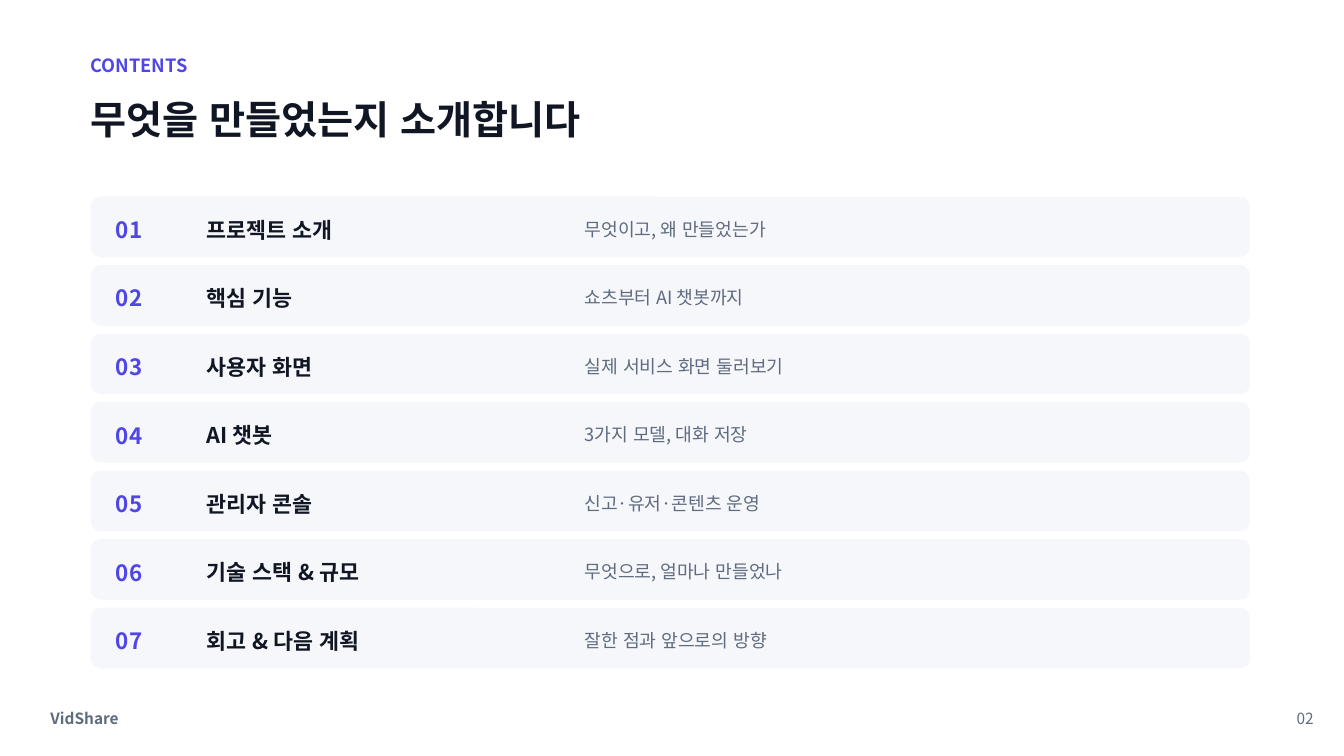
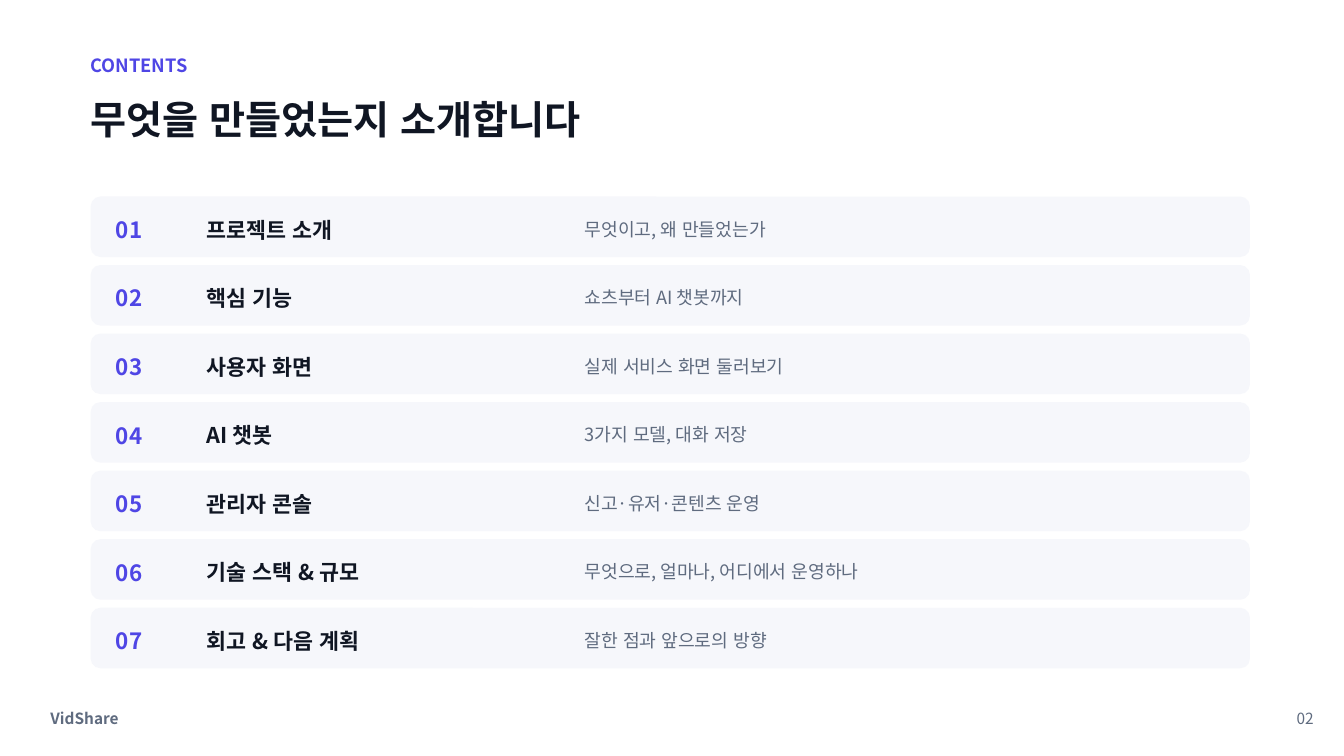
Before and after one commit to samam0234/vidshare, a slide deck: slide 2 of portfolio/VidShare-포트폴리오.pptx. Drawn at 1344x756 pixels with LibreOffice and Linux fonts; fonts in the diff are those of the drawing. Boxes give left, top, right and bottom in pixels: in the first picture for what was removed or moved away, otherwise in the second. Text is boxed around its words. In the diff, an @@ line names an element or a change of style, - is before the commit and + after.

```diff
--- a/portfolio/VidShare-포트폴리오.pptx
+++ b/portfolio/VidShare-포트폴리오.pptx
@@ text at <box>585,563,859,581</box>: text changed @@
-무엇으로, 얼마나 만들었나
+무엇으로, 얼마나, 어디에서 운영하나
```
Also in this commit, not shown: 7 other slides changed, 1 slide added, 12 other files.
